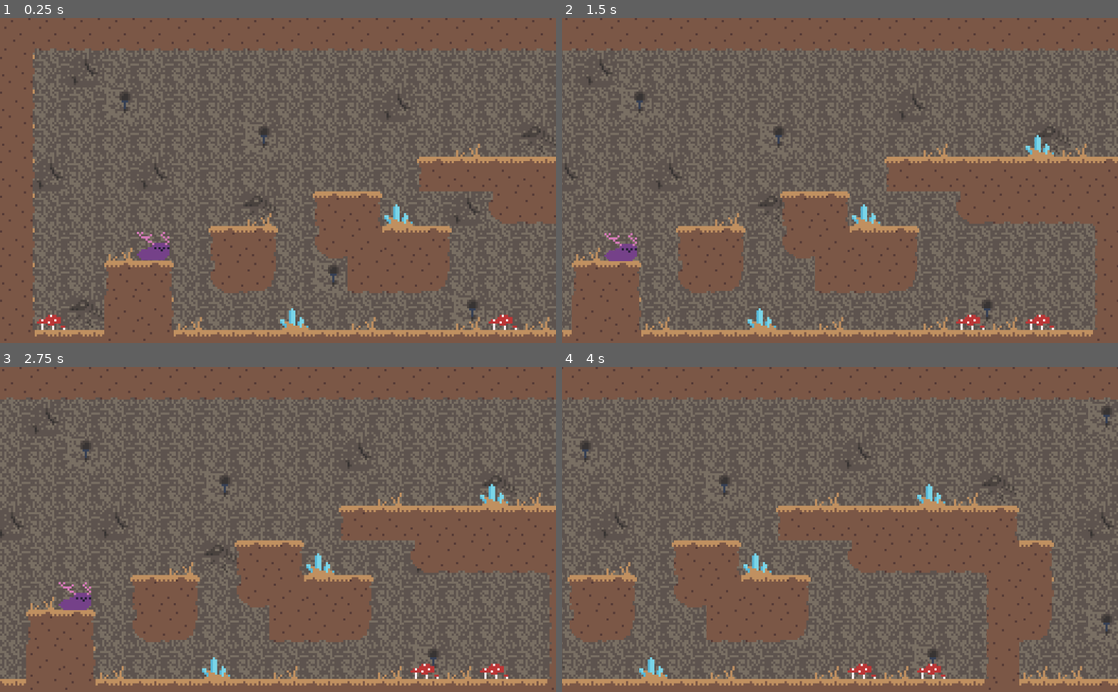
Above: before the commit, frames 1-4 (two rows, left to right).
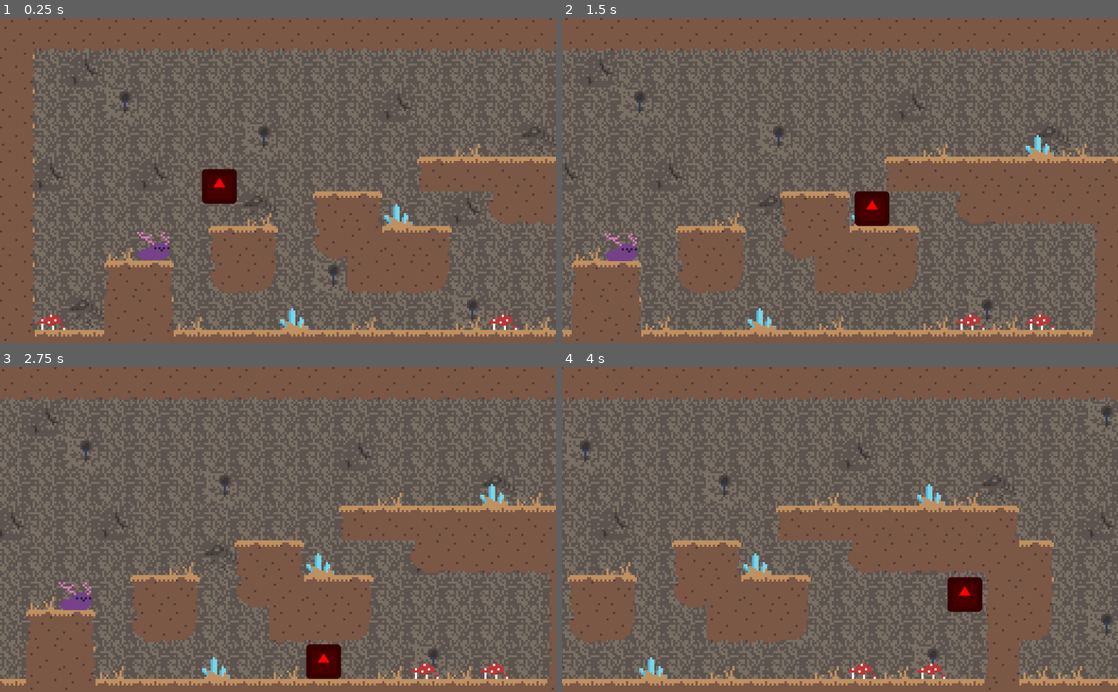
Above: after the commit, the same moments.

Repository: CreatureGames/the-creature
Game: Godot game, scene res://nodes/levels/Level0.tscn
Same seed, same stepped clock (60 frames per second), same inputs: the game is played once before the commit and once after it. The engine's default icon, where the game draws it, is replaced by a stand-in: a white triangle on a blue panel in a dark square.
Inputs:
- Up to frame 1 (0.25 s): no input
- Up to frame 2 (1.5 s): hold D (move_right) from 0.53 s (still down); tap Space (jump) at 0.6, 0.77, 1.07, 1.35 s
- Up to frame 3 (2.75 s): tap Space (jump) at 1.52, 1.82, 2.1 s; release D (move_right) at 2.03 s; hold A (move_left) from 2.03 s (still down)
- Up to frame 4 (4 s): release A (move_left) at 2.78 s; hold D (move_right) from 2.78 s (still down); tap Space (jump) at 2.85, 3.02, 3.32, 3.6, 3.77 s

The runs differ from the first frame. In frame 1, 0.7% of the frame differs, in the area x 36-43%, y 46-58%; in frame 2, 0.7%; in frame 3, 0.7%; in frame 4, 0.7%.

Commit message:
refined basic player state machine

Diff:
--- a/nodes/levels/Level0.tscn
+++ b/nodes/levels/Level0.tscn
@@ -1,8 +1,9 @@
-[gd_scene load_steps=5 format=2]
+[gd_scene load_steps=6 format=2]
 
 [ext_resource path="res://tilemaps/Underground.tres" type="TileSet" id=1]
 [ext_resource path="res://TempCamera.gd" type="Script" id=2]
 [ext_resource path="res://assets/images/creature.png" type="Texture" id=3]
+[ext_resource path="res://nodes/player/Player.tscn" type="PackedScene" id=4]
 
 [sub_resource type="RectangleShape2D" id=7]
 extents = Vector2( 7, 6 )
@@ -47,3 +48,6 @@
 [node name="CollisionShape2D" type="CollisionShape2D" parent="Creature"]
 position = Vector2( 1, 2 )
 shape = SubResource( 7 )
+
+[node name="Player" parent="." instance=ExtResource( 4 )]
+position = Vector2( 101, 55 )
--- a/nodes/player/Player.tscn
+++ b/nodes/player/Player.tscn
@@ -16,16 +16,22 @@
 } ]
 
 [sub_resource type="RectangleShape2D" id=2]
-extents = Vector2( 32, 32 )
+extents = Vector2( 8, 7 )
 
 [node name="Player" type="KinematicBody2D"]
 script = ExtResource( 5 )
+jump_height = 35.0
+acceleration = 20.0
+ground_friction = 30.0
+air_friction = 5.0
 
 [node name="AnimatedSprite" type="AnimatedSprite" parent="."]
 modulate = Color( 1, 0, 0, 1 )
+scale = Vector2( 0.25, 0.25 )
 frames = SubResource( 1 )
 
 [node name="CollisionShape2D" type="CollisionShape2D" parent="."]
+position = Vector2( 0, 1 )
 shape = SubResource( 2 )
 
 [node name="StateMachine" type="Node" parent="."]
--- a/scripts/player/Player.gd
+++ b/scripts/player/Player.gd
@@ -1,11 +1,34 @@
 class_name Player
 extends KinematicBody2D
 
-var speed := 500.0
-var jump_impulse := 1200.0
-var gravity := 4000.0
+export var max_speed := 120.0
+export var jump_height := 64.0
+export var jump_apex_time := 0.3
+
+onready var jump_speed := 2 * jump_height / jump_apex_time
+onready var gravity := 2 * jump_height / (pow(jump_apex_time, 2))
+
+export var acceleration := 10.0
+export var ground_friction := 10.0
+export var air_friction := 10.0
 
 var velocity := Vector2.ZERO
 
+var airtime := 0.0
+
 func _ready():
 	pass
+
+func get_input_direction() -> float:
+	return Input.get_action_strength("move_right") - Input.get_action_strength("move_left")
+
+func jump():
+	velocity.y = -jump_speed
+
+func move_verlet(rel_vec: Vector2, delta: float):
+	#only use this in a _physics_process() method
+	var d = velocity * delta + 0.5 * gravity * delta * delta * Vector2.DOWN
+	velocity += gravity * delta * Vector2.DOWN
+	var coll : KinematicCollision2D = move_and_collide(d)
+	while coll != null:
+		coll = move_and_collide(coll.remainder)
--- a/scripts/player/state_machine/Air.gd
+++ b/scripts/player/state_machine/Air.gd
@@ -1,26 +1,39 @@
 # Air.gd
 extends PlayerState
 
+const coyote_jump_threshold := 0.05 # 3 frames @ 60fps
 
 # If we get a message asking us to jump, we jump.
 func enter(msg := {}) -> void:
 	if msg.has("do_jump"):
-		player.velocity.y = -player.jump_impulse
+		player.jump()
 
+func update(delta):
+	player.airtime += delta
 
 func physics_update(delta: float) -> void:
-	# Horizontal movement.
-	var input_direction_x: float = (
-		Input.get_action_strength("move_right")
-		- Input.get_action_strength("move_left")
-	)
-	player.velocity.x = player.speed * input_direction_x
-	# Vertical movement.
+
+	var input_direction_x: float = player.get_input_direction()
+
+	# accelerate
+	if not is_equal_approx(input_direction_x, 0.0):
+		player.velocity.x = clamp(player.velocity.x + (player.acceleration * input_direction_x), -player.max_speed, player.max_speed)
+	# decelerate
+	else:
+		player.velocity.x = sign(player.velocity.x) * (abs(player.velocity.x) - player.air_friction)
+
+	# "coyote jumping" for a couple frames after leaving a ledge
+	if Input.is_action_just_pressed("jump") and player.airtime <= coyote_jump_threshold:
+		player.jump()
+
+	# gravity
 	player.velocity.y += player.gravity * delta
+
 	player.velocity = player.move_and_slide(player.velocity, Vector2.UP)
 
 	# Landing.
 	if player.is_on_floor():
+		player.airtime = 0.0
 		if is_equal_approx(player.velocity.x, 0.0):
 			state_machine.transition_to("Idle")
 		else:
--- a/scripts/player/state_machine/Idle.gd
+++ b/scripts/player/state_machine/Idle.gd
@@ -15,5 +15,6 @@
 
 	if Input.is_action_just_pressed("jump"):
 		state_machine.transition_to("Air", {do_jump = true})
+
 	elif Input.is_action_pressed("move_left") or Input.is_action_pressed("move_right"):
 		state_machine.transition_to("Run")
--- a/scripts/player/state_machine/Run.gd
+++ b/scripts/player/state_machine/Run.gd
@@ -13,15 +13,21 @@
 	# We move the run-specific input code to the state.
 	# A good alternative would be to define a `get_input_direction()` function on the `Player.gd`
 	# script to avoid duplicating these lines in every script.
-	var input_direction_x: float = (
-		Input.get_action_strength("move_right")
-		- Input.get_action_strength("move_left")
-	)
-	player.velocity.x = player.speed * input_direction_x
+	var input_direction_x: float = player.get_input_direction()
+
+	# accelerate
+	if not is_equal_approx(input_direction_x, 0.0):
+		player.velocity.x = clamp(player.velocity.x + (player.acceleration * input_direction_x), -player.max_speed, player.max_speed)
+	# decelerate
+	else:
+		player.velocity.x = sign(player.velocity.x) * clamp((abs(player.velocity.x) - player.ground_friction), 0, player.max_speed)
+
+	# gravity
 	player.velocity.y += player.gravity * delta
+
 	player.velocity = player.move_and_slide(player.velocity, Vector2.UP)
 
 	if Input.is_action_just_pressed("jump"):
 		state_machine.transition_to("Air", {do_jump = true})
-	elif is_equal_approx(input_direction_x, 0.0):
+	elif is_equal_approx(input_direction_x, 0.0) and is_equal_approx(player.velocity.x, 0.0):
 		state_machine.transition_to("Idle")
